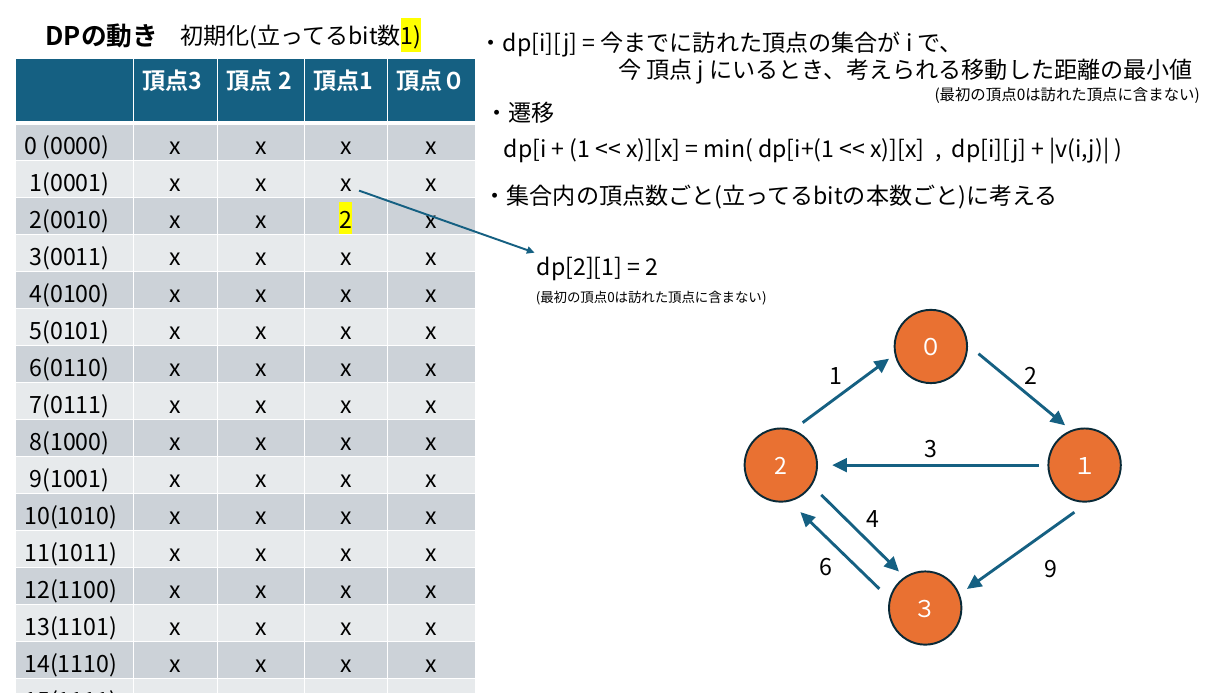
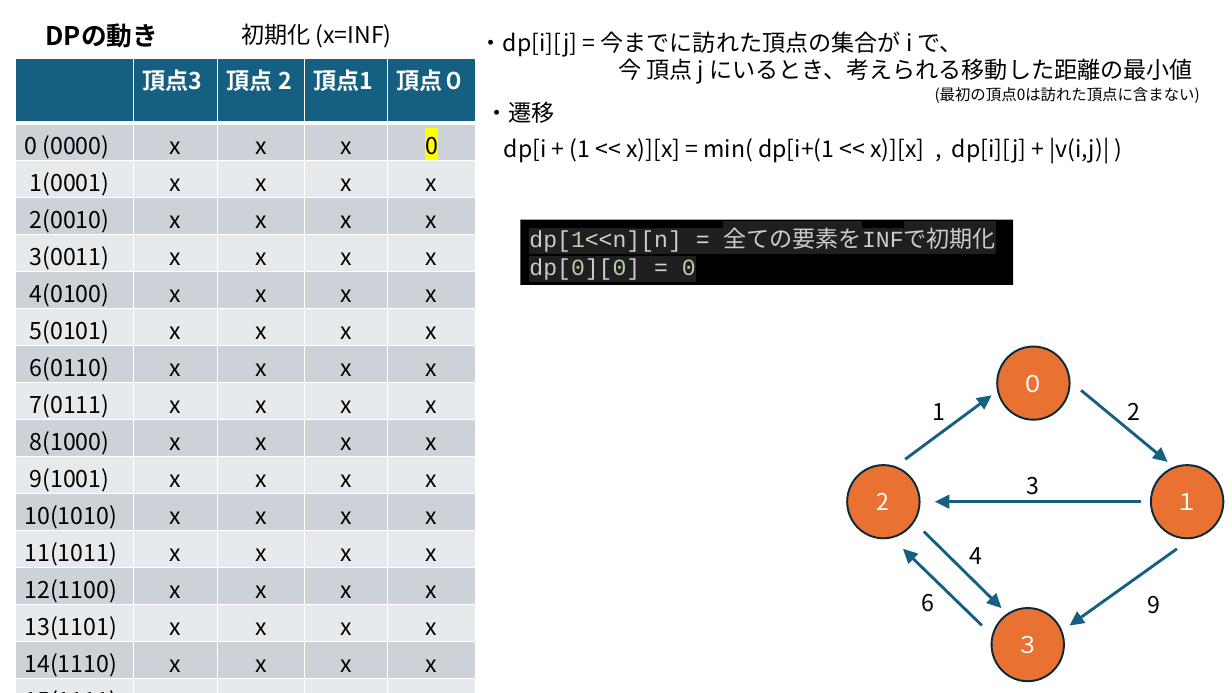
Before and after one commit to triC-tmu/workshop_2024, a slide deck: slide 21 of 20240331_bit全探索_bitDP/bit全探索_bitDP.pptx (slide 17 before the commit). Drawn at 1232x693 pixels with LibreOffice and Linux fonts; fonts in the diff are those of the drawing. Boxes give left, top, right and bottom in pixels: in the first picture for what was removed or moved away, otherwise in the second. Text is boxed around its words. In the diff, an @@ line names an element or a change of style, - is before the commit and + after.

```diff
--- a/20240331_bit全探索_bitDP/bit全探索_bitDP.pptx
+++ b/20240331_bit全探索_bitDP/bit全探索_bitDP.pptx
@@ text at <box>241,23,392,48</box>: text changed @@
-初期化(立ってるbit数1)
+初期化 (x=INF)
@@ table at <box>15,58,476,687</box> @@
-row 2, column 5: x
+row 2, column 5: 0
-row 4, column 4: 2
+row 4, column 4: x
@@ arrow removed from (360, 190) to (534, 252) @@
@@ text removed at <box>484,184,1058,209</box> @@
-・集合内の頂点数ごと(立ってるbitの本数ごと)に考える
@@ rectangle added at <box>520,220,1013,286</box>, fill #000000, 18 pt, text #CCCCCC @@
+dp[1<<n][n] = 全ての要素をINFで初期化
+dp[0][0] = 0
@@ text removed at <box>537,256,658,281</box> @@
-dp[2][1] = 2
@@ text removed at <box>536,290,767,305</box> @@
-(最初の頂点0は訪れた頂点に含まない)
@@ arrow moved from (979, 354) - (1066, 425) to (906, 459) - (992, 396) @@
@@ arrow moved from (803, 422) - (889, 359) to (1081, 390) - (1168, 462) @@
@@ 4 texts, 1 ellipse, 1 arrow: place and size @@
-4 texts, 1 ellipse, 1 arrow at <box>819,310,1039,576</box>
+4 texts, 1 ellipse, 1 arrow at <box>922,347,1141,612</box>
@@ arrow moved from (1075, 512) - (968, 589) to (924, 531) - (1002, 608) @@
@@ 3 ellipses, 2 texts, 1 arrow: place and size @@
-3 ellipses, 2 texts, 1 arrow at <box>745,429,1121,644</box>
+3 ellipses, 2 texts, 1 arrow at <box>848,465,1224,681</box>
@@ arrow moved from (822, 495) - (899, 571) to (1177, 549) - (1070, 626) @@
```
Also in this commit, not shown: 5 other slides changed, 20 slides added, 1 other file.
